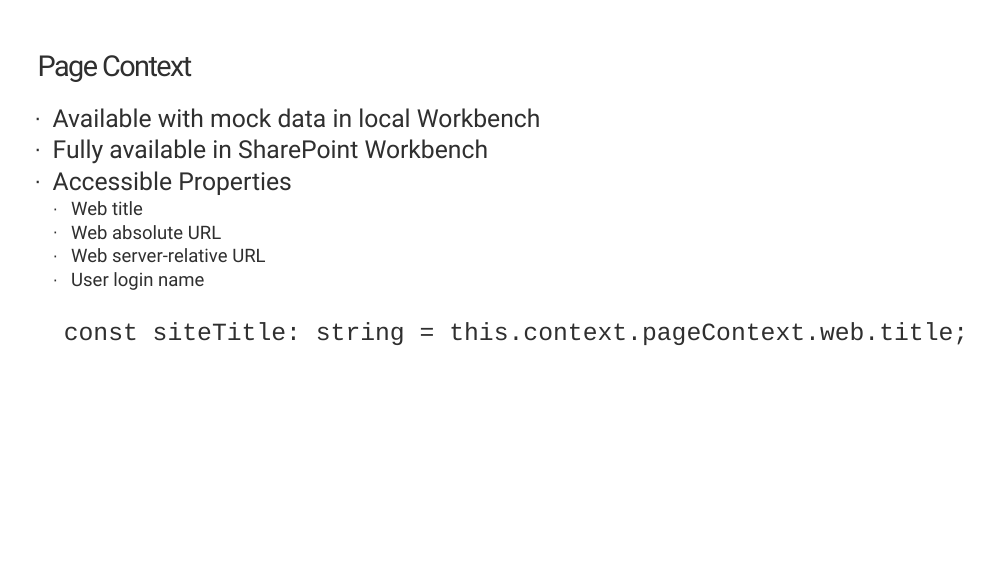
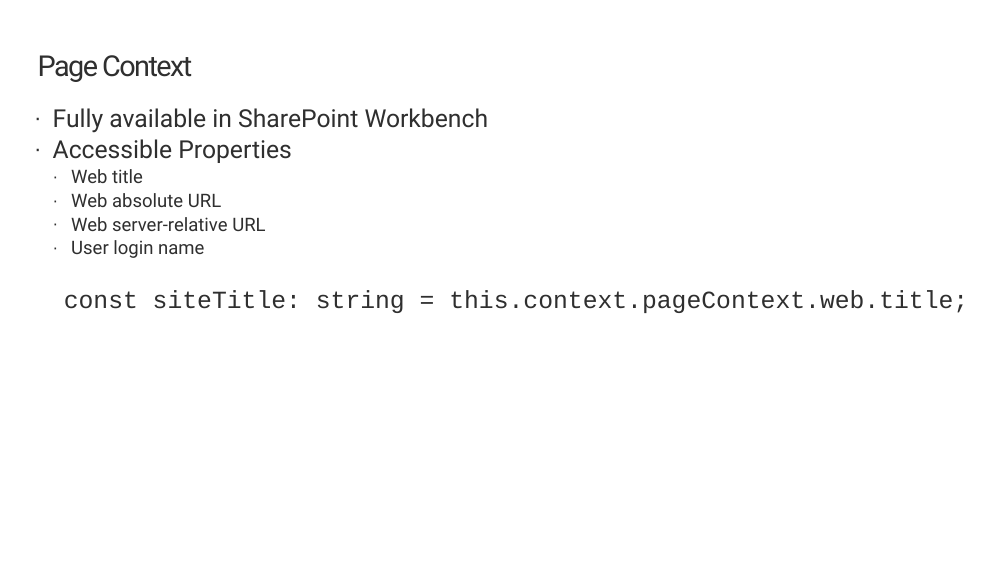
Before and after one commit to SharePoint/sp-dev-training-spfx-web-parts, a slide deck: slide 11 of 03-spfxapi.pptx. Drawn at 1008x567 pixels with LibreOffice and Linux fonts; fonts in the diff are those of the drawing; background and template pictures are left out. Boxes give left, top, right and bottom in pixels: in the first picture for what was removed or moved away, otherwise in the second. Text is boxed around its words. In the diff, an @@ line names an element or a change of style, - is before the commit and + after.

```diff
--- a/03-spfxapi.pptx
+++ b/03-spfxapi.pptx
@@ text at (x1=53, y1=108, x2=541, y2=128): paragraph removed @@
-· Available with mock data in local Workbench
```
Also in this commit, not shown: 6 other slides changed, 1 slide removed.
